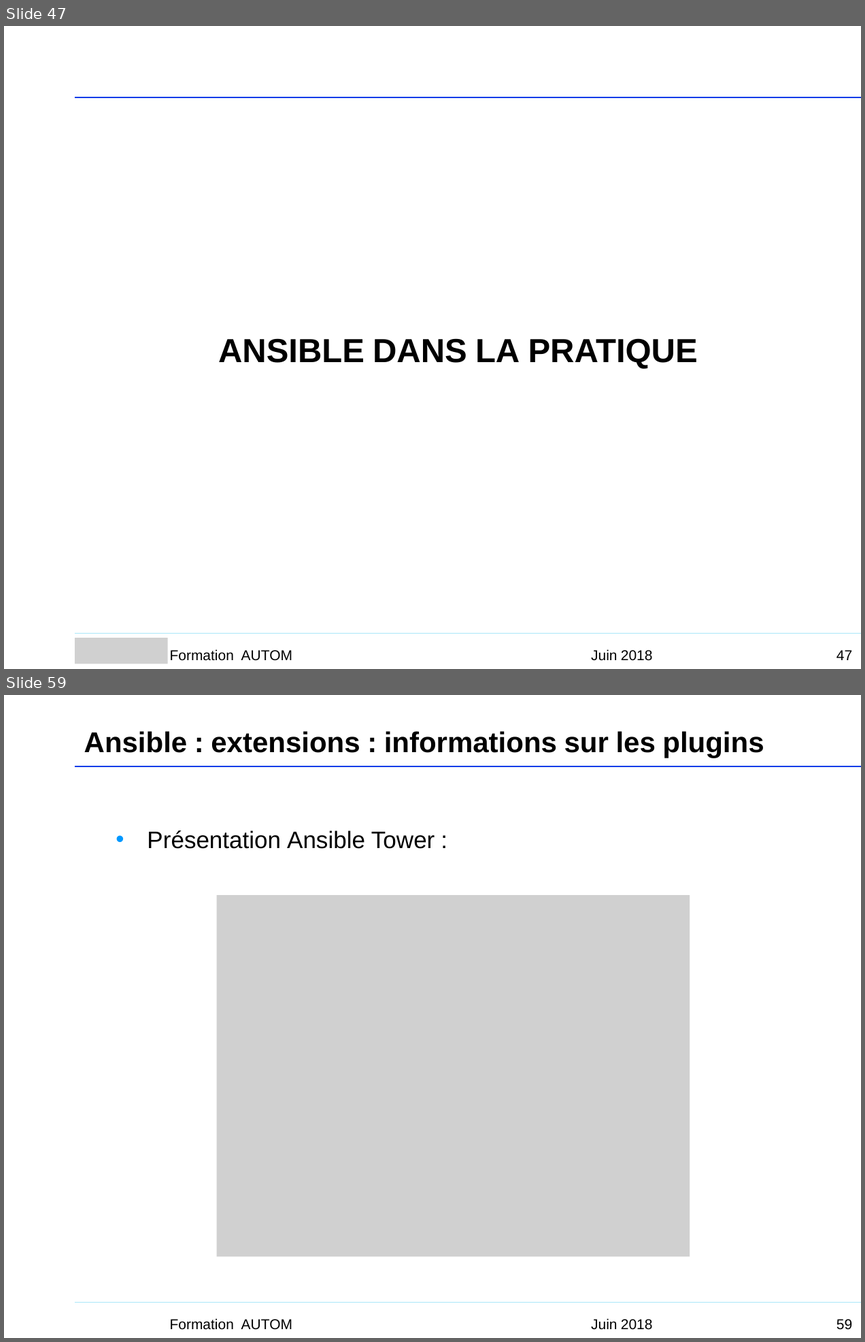
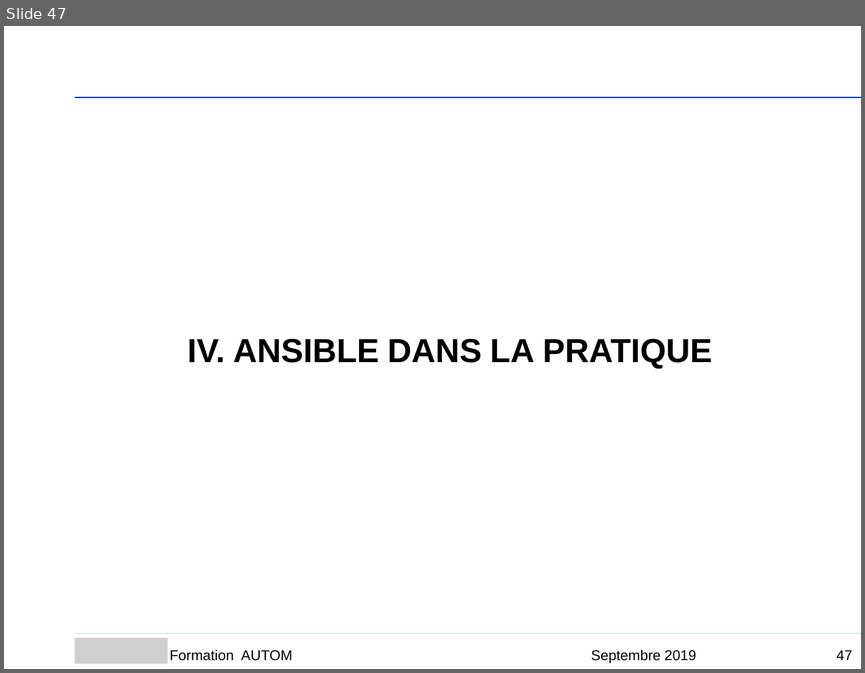
Before and after one commit to Sputnik93/cours_ansible, a slide deck: Ansible_support_cours_AGO.ppt. Shown one above the other, each under a label of ours: slides 47 and 59 before the commit, slide 47 after it; the slides between them are not shown. The pictures are 865x1342 and 865x673 pixels, drawn with LibreOffice and Linux fonts; fonts in the diff are those of the drawing; grey boxes stand for pictures; background and template pictures are left out. Boxes give left, top, right and bottom in pixels: in the first picture for what was removed or moved away, otherwise in the second. Text is boxed around its words. In the diff, an @@ line names an element or a change of style, - is before the commit and + after.

```diff
--- a/Ansible_support_cours_AGO.ppt
+++ b/Ansible_support_cours_AGO.ppt
@@ slide 59 removed at [4, 695, 861, 1338], background #FFFFFF @@
@@ text removed at [84, 731, 764, 758] @@
-Ansible : extensions : informations sur les plugins
@@ freeform shape removed at [75, 766, 861, 766] @@
@@ text removed at [147, 830, 434, 849] @@
-• Présentation Ansible Tower :
@@ picture removed at [216, 895, 689, 1256] @@
@@ freeform shape removed at [75, 1302, 861, 1302] @@
@@ text removed at [170, 1318, 292, 1329] @@
-Formation AUTOM
@@ text removed at [591, 1318, 653, 1329] @@
-Juin 2018
@@ page number removed at [836, 1319, 852, 1329] @@
-59
@@ slide 47 changed as well @@
@@ text at [188, 338, 712, 369]: text changed @@
-ANSIBLE DANS LA PRATIQUE
+IV. ANSIBLE DANS LA PRATIQUE
@@ text removed at [591, 649, 653, 660] @@
-Juin 2018
@@ text added at [591, 649, 696, 662], 12 pt, text #000000 @@
+Septembre 2019
```
Also in this commit, not shown: 13 other slides changed, 5 slides added, 14 other slides removed.
